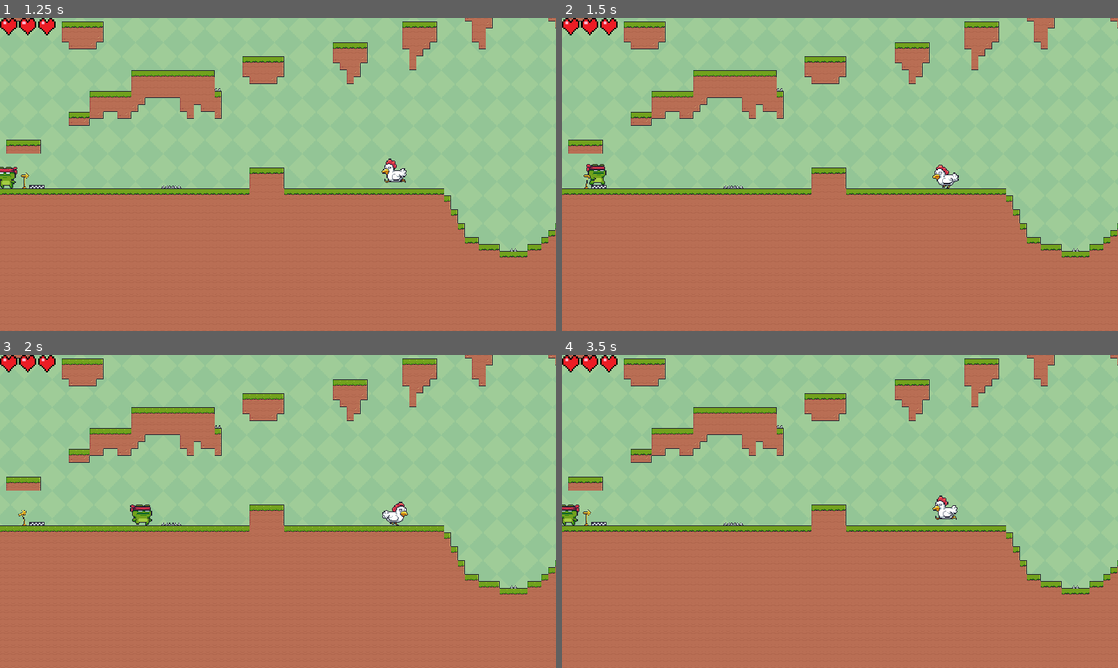
Above: before the commit, frames 1-4 (two rows, left to right).
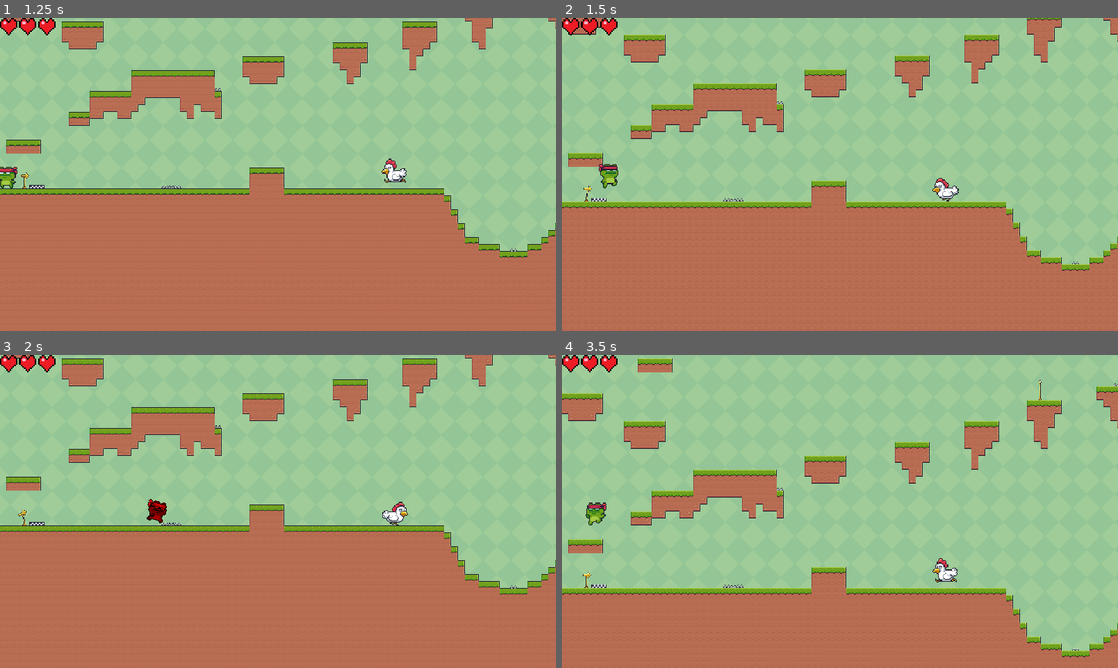
Above: after the commit, the same moments.

Repository: Jleehy/2DPlatformGame
Game: Godot game, scene res://menus/main_menu.tscn
Two runs of this game, one before a commit and one after it. Both use one fixed random seed, a clock stepped at 60 frames per second and the inputs below.
Inputs (mouse positions are in pixels of both pictures, inside the frame that each line leads up to):
- Up to frame 1 (1.25 s): click (227, 187) at 0.5 s
- Up to frame 2 (1.5 s): hold D (move_right) from 1.28 s (still down); tap Q (grapple, bound only after the commit) at 1.35 s
- Up to frame 3 (2 s): keep holding D (move_right); tap Space (jump) at 1.52 s
- Up to frame 4 (3.5 s): tap S (crouch) at 2.1 s; tap Space (jump) at 2.27 s; tap Q (grapple, bound only after the commit) at 2.3, 3.05 s; release D (move_right) at 2.78 s; hold A (move_left) from 2.78 s (still down); tap Shift (dash) at 2.85 s

Frame 1 is identical in both runs. In frame 2, 14% of the frame differs, in the area x 0-100%, y 0-81%; in frame 3, 0.4%; in frame 4, 34%, in the area x 0-100%, y 0-97%.

Commit message:
Added Grapple
The Grapple is added, used with the q key

Right now it is jank, has no graphics, and will not re refreshed.

Also it pauses you in midair if you try to grapple with no wall to grab onto.

Diff:
--- a/2d-platformer/entities/level_ending/level_ending.gd
+++ b/2d-platformer/entities/level_ending/level_ending.gd
@@ -9,6 +9,7 @@
 		GameManager.initialize_level("level_" + str(GameManager.current_level_number + 1))
 		GameManager.current_checkpoint_number = 0
 		GameManager.checkpoints_list = []
+		body.can_grapple
 
 func _ready() -> void:
 	connect("body_entered", Callable(self, "_on_Area2D_body_entered"))
--- a/2d-platformer/entities/player/player.gd
+++ b/2d-platformer/entities/player/player.gd
@@ -50,6 +50,11 @@
 var damage_cooldown_timer: float = 2.0   # starts at 2 seconds so damage is allowed immediately
 const DAMAGE_COOLDOWN: float = 2.0         # 2 seconds cooldown
 
+# Grapple Stuff
+@export var can_grapple: bool = true
+@export var grapple_length: int = 200
+var grapple_cooldown: int = -1
+
 func _ready() -> void:
 	animated_sprite.play()
 	GameManager.save_checkpoint(self.position)
@@ -78,6 +83,7 @@
 			apply_gravity(delta)
 		handle_crouching()
 		handle_movement()
+		handle_grapple()
 		handle_jumping()
 		handle_dash()
 		handle_level_bounds()
@@ -132,6 +138,44 @@
 	if InputManager.is_jump_pressed() and is_on_floor():
 		sfx_jump.play()
 		velocity.y = jump_speed
+
+func handle_grapple() -> void:
+	if InputManager.is_grapple_pressed() and can_grapple and grapple_cooldown == -1:
+		#can_grapple = false
+		var x_dir
+
+		if facing_direction == "left":
+			x_dir = grapple_length * -1
+
+		elif facing_direction == "right":
+			x_dir = grapple_length
+
+		#check if the destination is inside a wall
+		#1. move to it.
+		#2. See if in wall, save the result
+		#3. move out
+		var old_collision_shape = collision_shape
+		collision_shape.translate(Vector2(x_dir, -1 * grapple_length))
+
+		var is_in_wall: bool = is_on_wall() or is_on_floor()
+
+		collision_shape.translate(Vector2(-1 * x_dir, grapple_length))
+
+		if is_in_wall:
+			velocity.x = x_dir * 3
+			velocity.y = -1 * grapple_length * 3
+			grapple_cooldown = 10
+
+		else:
+			#just pause in midair as you fail
+			velocity.x = 0
+			velocity.y = -5
+
+	if grapple_cooldown != -1:
+		grapple_cooldown -= 1
+		velocity.x = grapple_length * [1, -1][int(facing_direction == "left")] * 3
+		velocity.y = -1 * grapple_length * 3
+
 
 func handle_dash() -> void:
 	if not dash_unlocked:
--- a/2d-platformer/globals/InputManager.gd
+++ b/2d-platformer/globals/InputManager.gd
@@ -39,3 +39,6 @@
 		return Input.is_action_just_pressed("dev_previous_checkpoint")
 
 	return false
+
+func is_grapple_pressed() -> bool:
+	return Input.is_action_just_pressed("grapple")
--- a/2d-platformer/project.godot
+++ b/2d-platformer/project.godot
@@ -73,6 +73,11 @@
 "events": [Object(InputEventKey,"resource_local_to_scene":false,"resource_name":"","device":-1,"window_id":0,"alt_press …(192 unchanged characters)…
 ]
 }
+grapple={
+"deadzone": 0.5,
+"events": [Object(InputEventKey,"resource_local_to_scene":false,"resource_name":"","device":0,"window_id":0,"alt_pressed":false,"shift_pressed":false,"ctrl_pressed":false,"meta_pressed":false,"pressed":false,"keycode":0,"physical_keycode":81,"key_label":0,"unicode":0,"location":0,"echo":false,"script":null)
+]
+}
 
 [rendering]
 
